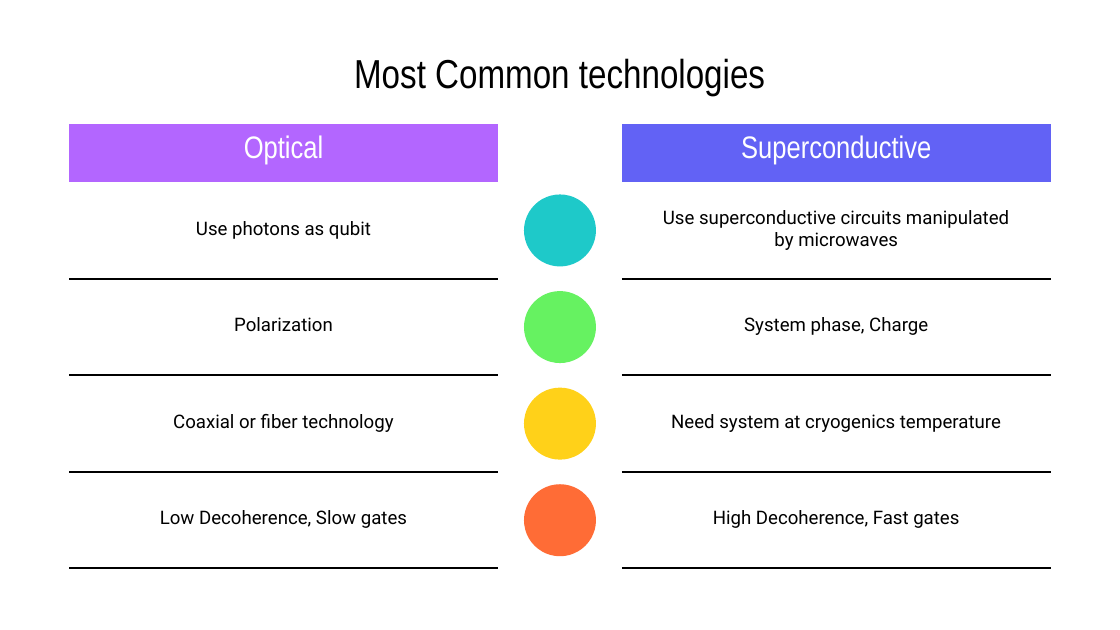
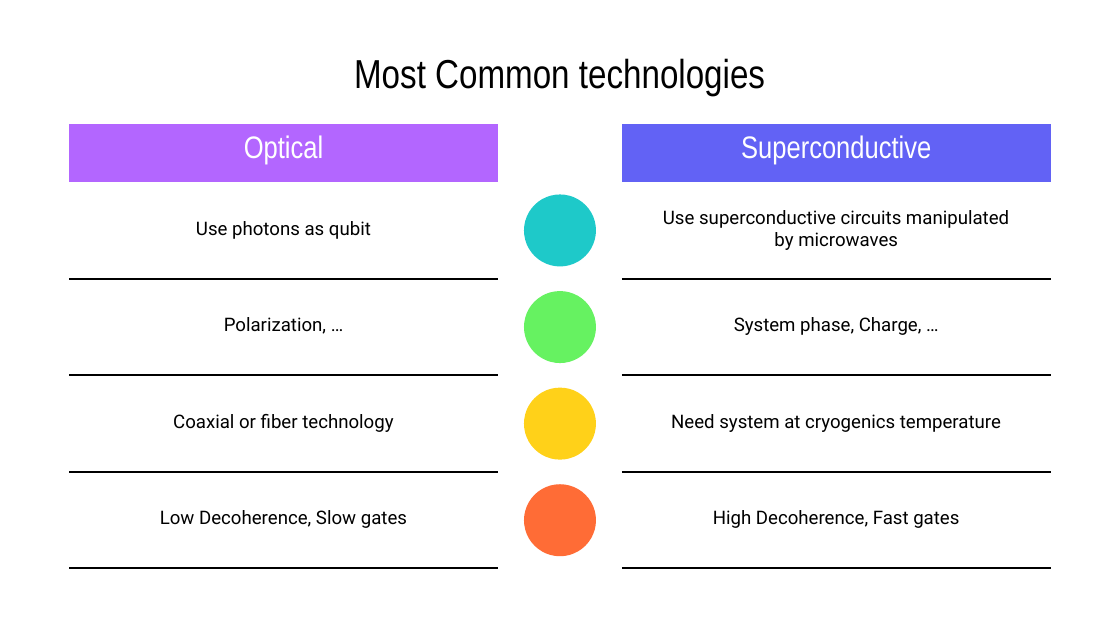
Before and after one commit to Moriarty2002/quantum-information, a slide deck: slide 3 of docs/elaborato.pptx. Drawn at 1120x630 pixels with LibreOffice and Linux fonts; fonts in the diff are those of the drawing. Boxes give left, top, right and bottom in pixels: in the first picture for what was removed or moved away, otherwise in the second. Text is boxed around its words. In the diff, an @@ line names an element or a change of style, - is before the commit and + after.

```diff
--- a/docs/elaborato.pptx
+++ b/docs/elaborato.pptx
@@ table at (69,124,498,569) @@
-row 3, column 1: Polarization
+row 3, column 1: Polarization, …
@@ table at (622,124,1051,569) @@
-row 3, column 1: System phase, Charge
+row 3, column 1: System phase, Charge, …
```
Also in this commit, not shown: 6 other slides changed, 35 slides removed, 1 other file.
